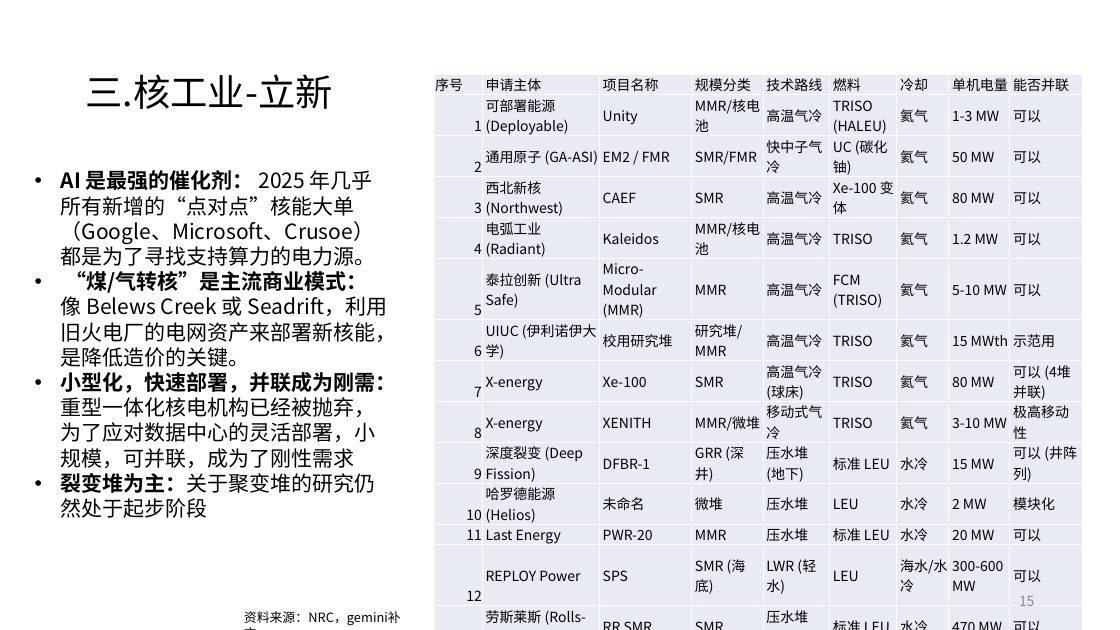
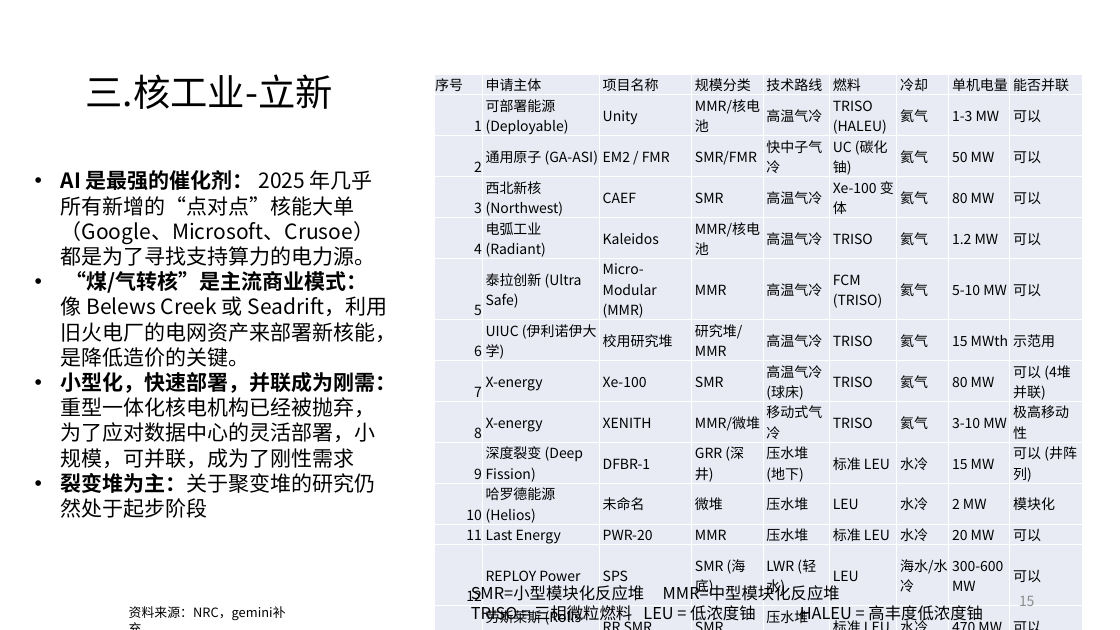
Before and after one commit to Evenszhou/research-reports, a slide deck: slide 15 of 美国产业政策报告/美国产业政策2024-2025.pptx. Drawn at 1120x630 pixels with LibreOffice and Linux fonts; fonts in the diff are those of the drawing. Boxes give left, top, right and bottom in pixels: in the first picture for what was removed or moved away, otherwise in the second. Text is boxed around its words. In the diff, an @@ line names an element or a change of style, - is before the commit and + after.

```diff
--- a/美国产业政策报告/美国产业政策2024-2025.pptx
+++ b/美国产业政策报告/美国产业政策2024-2025.pptx
@@ text added at (471,583,983,625), 14 pt, text #000000 @@
+SMR=小型模块化反应堆 MMR=中型模块化反应堆
+TRISO = 三相微粒燃料 LEU = 低浓度铀 HALEU = 高丰度低浓度铀
@@ text "资料来源：NRC，gemini补充": place and size @@
-text "资料来源：NRC，gemini补充" at (244,611,401,626)
+text "资料来源：NRC，gemini补充" at (129,606,286,620)
```
Also in this commit, not shown: 5 other slides changed, 22 other files.
